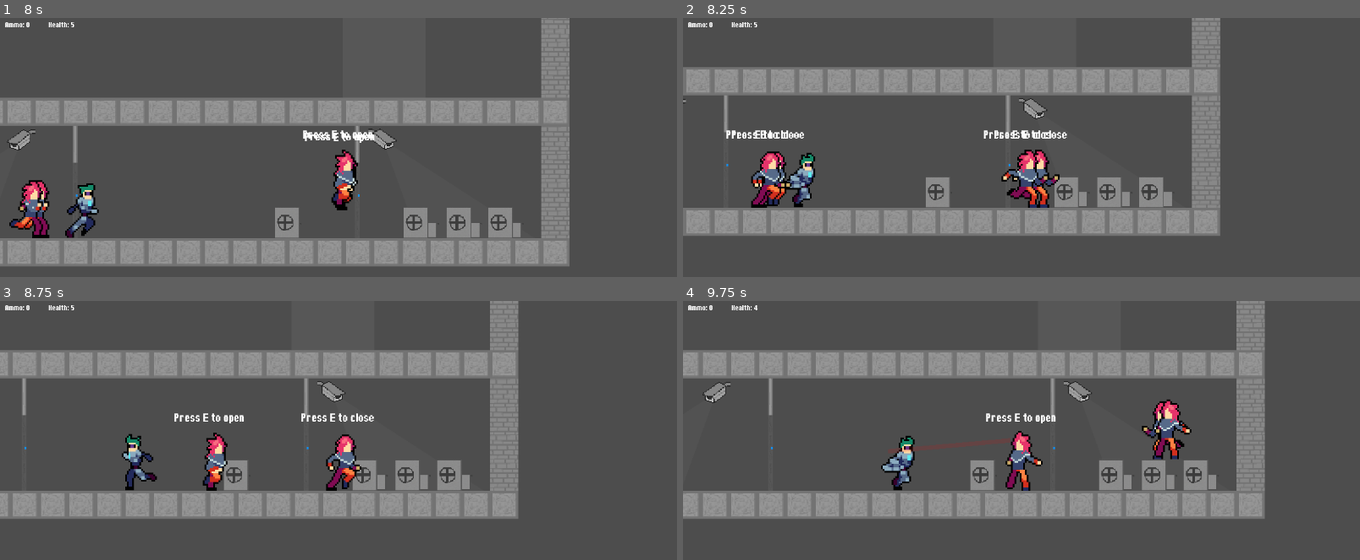
Above: before the commit, frames 1-4 (two rows, left to right).
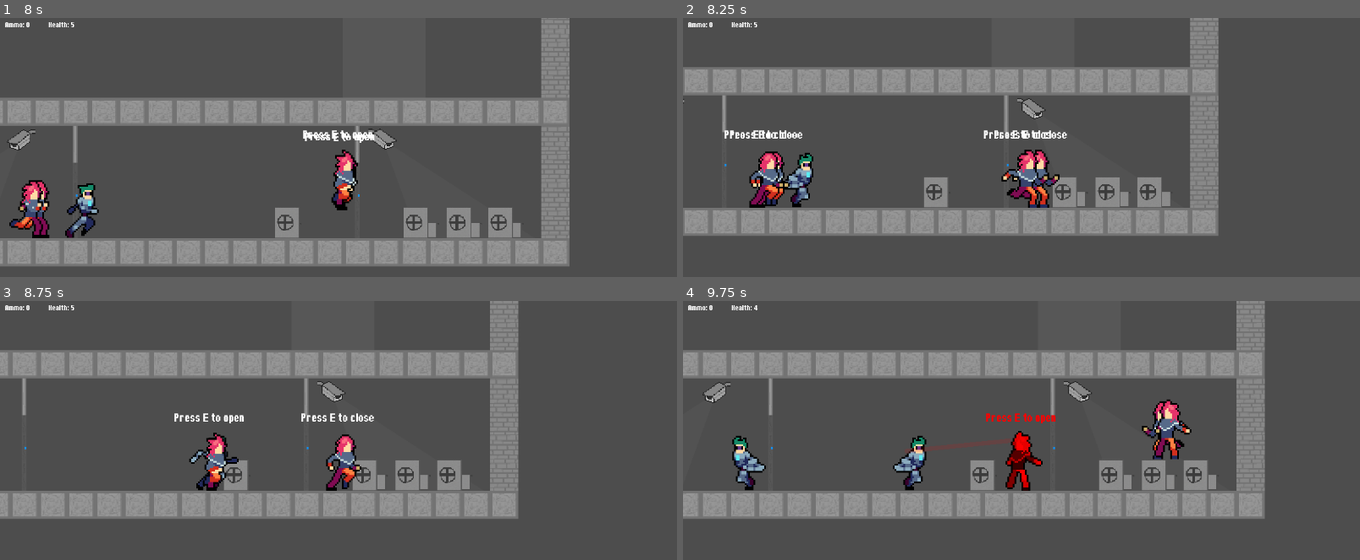
Above: after the commit, the same moments.

Repository: sppmacd/everything-has-to-end
Game: Godot game, scene res://main.tscn
Same seed, same stepped clock (60 frames per second), same inputs: the game is played once before the commit and once after it.
Inputs (mouse positions are in pixels of both pictures, inside the frame that each line leads up to):
- Up to frame 1 (8 s): tap Enter at 0.5 s; move the mouse to (487, 188) at 0.52 s; hold D 0.53-2.03 s; tap E at 0.6, 1.25, 2, 2.1, 2.75, 3.5, 3.6, 4.25, 5.1, 6.6 s; click (487, 188) at 0.67 s; tap Space at 0.77, 1.52, 3.02, 3.77, 4.52, 6.02, 6.77, 7.52 s; move the mouse to (203, 227) at 1.27 s; tap R every 1.5 s from 1.35 to 7.35 s; move the mouse to (406, 124) at 2.02 s; hold A 2.03-2.78 s; move the mouse to (outside the picture) at 2.77 s; hold D 2.78-4.28 s; click (outside the picture) at 2.92 s; move the mouse to (541, 264) at 3.52 s; move the mouse to (135, 150) at 4.27 s; hold A 4.28-5.03 s; move the mouse to (372, 207) at 5.02 s; hold D 5.03-5.78 s; click (372, 207) at 5.17 s; move the mouse to (236, 113) at 5.77 s; hold A 5.78-7.28 s; move the mouse to (487, 188) at 6.52 s; move the mouse to (203, 227) at 7.27 s; hold D from 7.28 s (still down); click (203, 227) at 7.42 s
- Up to frame 2 (8.25 s): keep holding D; move the mouse to (1089, 124) at 8.02 s; tap E at 8.1 s
- Up to frame 3 (8.75 s): keep holding D
- Up to frame 4 (9.75 s): move the mouse to (outside the picture) at 8.77 s; tap R at 8.85 s; tap Space at 9.02 s; move the mouse to (1224, 547) at 9.52 s; release D at 9.53 s; hold A from 9.53 s (still down); tap E at 9.6 s; click (1224, 547) at 9.67 s

Frame 1 is identical in both runs. In frame 2, 3.4% of the frame differs, in the area x 0-80%, y 0-85%; in frame 3, 0.7%; in frame 4, 2.1%.

Commit message:
Use physics layer in tileset for all collisions

Diff:
--- /dev/null
+++ b/assets/tileset_small.tres
@@ -0,0 +1,45 @@
+[gd_resource type="TileSet" load_steps=3 format=3 uid="uid://b6w26r8ufeed5"]
+
+[ext_resource type="Texture2D" uid="uid://dqnqxpmjx1ahj" path="res://assets/tiles.png" id="1_b87ny"]
+
+[sub_resource type="TileSetAtlasSource" id="TileSetAtlasSource_qyb5k"]
+texture = ExtResource("1_b87ny")
+texture_region_size = Vector2i(32, 32)
+0:0/0 = 0
+0:0/0/physics_layer_0/polygon_0/points = PackedVector2Array(-16, -16, 16, -16, 16, 16, -16, 16)
+1:0/0 = 0
+1:0/0/physics_layer_0/polygon_0/points = PackedVector2Array(-16, -16, 16, -16, 16, 16, -16, 16)
+2:0/0 = 0
+2:0/0/physics_layer_0/polygon_0/points = PackedVector2Array(-16, -16, 16, -16, 16, 16, -16, 16)
+3:0/0 = 0
+3:0/0/physics_layer_0/polygon_0/points = PackedVector2Array(-16, -16, 2.2304153, -16, 1.5931549, 16, -3.5049362, 16, -2.8676758, -16)
+4:0/0 = 0
+5:0/0 = 0
+5:0/0/physics_layer_0/polygon_0/points = PackedVector2Array(-16, -16, 2.2304153, -16, 2.8676796, -5.4167233, -2.2304134, -5.098091, -2.8676758, -16)
+6:0/0 = 0
+7:0/0 = 0
+8:0/0 = 0
+9:0/0 = 0
+10:0/0 = 0
+11:0/0 = 0
+12:0/0 = 0
+13:0/0 = 0
+0:1/0 = 0
+1:1/0 = 0
+2:1/0 = 0
+3:1/0 = 0
+4:1/0 = 0
+5:1/0 = 0
+6:1/0 = 0
+7:1/0 = 0
+8:1/0 = 0
+9:1/0 = 0
+10:1/0 = 0
+11:1/0 = 0
+12:1/0 = 0
+13:1/0 = 0
+
+[resource]
+tile_size = Vector2i(32, 32)
+physics_layer_0/collision_layer = 1
+sources/0 = SubResource("TileSetAtlasSource_qyb5k")
--- a/levels/level2.tscn
+++ b/levels/level2.tscn
@@ -1,62 +1,14 @@
-[gd_scene load_steps=15 format=4 uid="uid://d3vm4dg0841ls"]
+[gd_scene load_steps=10 format=4 uid="uid://d3vm4dg0841ls"]
 
 [ext_resource type="PackedScene" uid="uid://b62r6sibq6dpt" path="res://levels/level.tscn" id="1_p1d34"]
 [ext_resource type="Script" uid="uid://cjvp88y70lsmv" path="res://levels/level_2.gd" id="2_76ugp"]
 [ext_resource type="PackedScene" uid="uid://4rhntp45r3y4" path="res://entities/stairs.tscn" id="2_p1d34"]
 [ext_resource type="PackedScene" uid="uid://dw2wddf85cc36" path="res://entities/chest.tscn" id="3_55gdq"]
-[ext_resource type="Texture2D" uid="uid://dqnqxpmjx1ahj" path="res://assets/tiles.png" id="3_g1dg4"]
 [ext_resource type="PackedScene" uid="uid://caf7s4kc4f6uv" path="res://entities/door.tscn" id="4_py88r"]
+[ext_resource type="TileSet" uid="uid://b6w26r8ufeed5" path="res://assets/tileset_small.tres" id="5_55gdq"]
 [ext_resource type="PackedScene" uid="uid://dskljqmgkkmyf" path="res://entities/corridor_door.tscn" id="5_g1dg4"]
 [ext_resource type="PackedScene" uid="uid://dtaoehussyag4" path="res://entities/camera.tscn" id="6_s1bpp"]
 [ext_resource type="AudioStream" uid="uid://tq455hhb777d" path="res://assets/sounds/Alarm0.wav" id="8_e8p81"]
-
-[sub_resource type="TileSetAtlasSource" id="TileSetAtlasSource_qyb5k"]
-texture = ExtResource("3_g1dg4")
-texture_region_size = Vector2i(32, 32)
-0:0/0 = 0
-1:0/0 = 0
-2:0/0 = 0
-3:0/0 = 0
-3:0/0/physics_layer_0/polygon_0/points = PackedVector2Array(-16, -16, 2.2304153, -16, 1.5931549, 16, -3.5049362, 16, -2.8676758, -16)
-4:0/0 = 0
-5:0/0 = 0
-5:0/0/physics_layer_0/polygon_0/points = PackedVector2Array(-16, -16, 2.2304153, -16, 2.8676796, -5.4167233, -2.2304134, -5.098091, -2.8676758, -16)
-6:0/0 = 0
-7:0/0 = 0
-8:0/0 = 0
-9:0/0 = 0
-10:0/0 = 0
-11:0/0 = 0
-12:0/0 = 0
-13:0/0 = 0
-0:1/0 = 0
-1:1/0 = 0
-2:1/0 = 0
-3:1/0 = 0
-4:1/0 = 0
-5:1/0 = 0
-6:1/0 = 0
-7:1/0 = 0
-8:1/0 = 0
-9:1/0 = 0
-10:1/0 = 0
-11:1/0 = 0
-12:1/0 = 0
-13:1/0 = 0
-
-[sub_resource type="TileSet" id="TileSet_py88r"]
-tile_size = Vector2i(32, 32)
-physics_layer_0/collision_layer = 1
-sources/0 = SubResource("TileSetAtlasSource_qyb5k")
-
-[sub_resource type="RectangleShape2D" id="RectangleShape2D_g1dg4"]
-size = Vector2(1440, 32)
-
-[sub_resource type="RectangleShape2D" id="RectangleShape2D_s1bpp"]
-size = Vector2(32, 128)
-
-[sub_resource type="RectangleShape2D" id="RectangleShape2D_qyb5k"]
-size = Vector2(5, 42)
 
 [node name="Level" instance=ExtResource("1_p1d34")]
 script = ExtResource("2_76ugp")
@@ -93,37 +45,7 @@
 [node name="TileMapLayer" type="TileMapLayer" parent="Floor0" index="7"]
 texture_filter = 1
 tile_map_data = PackedByteArray("AADt/wQAAAACAAAAAADu/wQAAAACAAAAAADv/wQAAAACAAAAAADw/wQAAAACAAAAAADx/wQAAAACAAAAAADy/w …(1024 unchanged characters)…
-tile_set = SubResource("TileSet_py88r")
-
-[node name="StaticBody2D" type="StaticBody2D" parent="Floor0/TileMapLayer" index="0"]
-
-[node name="CollisionShape2D" type="CollisionShape2D" parent="Floor0/TileMapLayer/StaticBody2D" index="0"]
-position = Vector2(112, 144)
-shape = SubResource("RectangleShape2D_g1dg4")
-
-[node name="CollisionShape2D2" type="CollisionShape2D" parent="Floor0/TileMapLayer/StaticBody2D" index="1"]
-position = Vector2(-592, 64)
-shape = SubResource("RectangleShape2D_s1bpp")
-
-[node name="CollisionShape2D3" type="CollisionShape2D" parent="Floor0/TileMapLayer/StaticBody2D" index="2"]
-position = Vector2(816, 64)
-shape = SubResource("RectangleShape2D_s1bpp")
-
-[node name="CollisionShape2D4" type="CollisionShape2D" parent="Floor0/TileMapLayer/StaticBody2D" index="3"]
-position = Vector2(271.5, 21)
-shape = SubResource("RectangleShape2D_qyb5k")
-
-[node name="CollisionShape2D5" type="CollisionShape2D" parent="Floor0/TileMapLayer/StaticBody2D" index="4"]
-position = Vector2(591.5, 21)
-shape = SubResource("RectangleShape2D_qyb5k")
-
-[node name="CollisionShape2D6" type="CollisionShape2D" parent="Floor0/TileMapLayer/StaticBody2D" index="5"]
-position = Vector2(-48.5, 21)
-shape = SubResource("RectangleShape2D_qyb5k")
-
-[node name="CollisionShape2D7" type="CollisionShape2D" parent="Floor0/TileMapLayer/StaticBody2D" index="6"]
-position = Vector2(-400.5, 21)
-shape = SubResource("RectangleShape2D_qyb5k")
+tile_set = ExtResource("5_55gdq")
 
 [node name="Door" parent="Floor0" index="8" instance=ExtResource("4_py88r")]
 position = Vector2(108, 127)
@@ -170,21 +92,7 @@
 texture_filter = 1
 position = Vector2(0, 111)
 tile_map_data = PackedByteArray("AADt/wQAAAACAAAAAADu/wQAAAACAAAAAADv/wQAAAACAAAAAADw/wQAAAACAAAAAADx/wQAAAACAAAAAADy/w …(896 unchanged characters)…
-tile_set = SubResource("TileSet_py88r")
-
-[node name="StaticBody2D" type="StaticBody2D" parent="Floor1/TileMapLayer" index="0"]
-
-[node name="CollisionShape2D" type="CollisionShape2D" parent="Floor1/TileMapLayer/StaticBody2D" index="0"]
-position = Vector2(112, 144)
-shape = SubResource("RectangleShape2D_g1dg4")
-
-[node name="CollisionShape2D2" type="CollisionShape2D" parent="Floor1/TileMapLayer/StaticBody2D" index="1"]
-position = Vector2(-592, 64)
-shape = SubResource("RectangleShape2D_s1bpp")
-
-[node name="CollisionShape2D3" type="CollisionShape2D" parent="Floor1/TileMapLayer/StaticBody2D" index="2"]
-position = Vector2(816, 64)
-shape = SubResource("RectangleShape2D_s1bpp")
+tile_set = ExtResource("5_55gdq")
 
 [node name="CorridorDoor5" parent="Floor1" index="2" instance=ExtResource("5_g1dg4")]
 position = Vector2(-400, 241)
@@ -210,21 +118,7 @@
 texture_filter = 1
 position = Vector2(0, 213)
 tile_map_data = PackedByteArray("AADt/wQAAAACAAAAAADu/wQAAAACAAAAAADv/wQAAAACAAAAAADw/wQAAAACAAAAAADx/wQAAAACAAAAAADy/w …(768 unchanged characters)…
-tile_set = SubResource("TileSet_py88r")
-
-[node name="StaticBody2D" type="StaticBody2D" parent="Floor2/TileMapLayer" index="0"]
-
-[node name="CollisionShape2D" type="CollisionShape2D" parent="Floor2/TileMapLayer/StaticBody2D" index="0"]
-position = Vector2(112, 144)
-shape = SubResource("RectangleShape2D_g1dg4")
-
-[node name="CollisionShape2D2" type="CollisionShape2D" parent="Floor2/TileMapLayer/StaticBody2D" index="1"]
-position = Vector2(-592, 64)
-shape = SubResource("RectangleShape2D_s1bpp")
-
-[node name="CollisionShape2D3" type="CollisionShape2D" parent="Floor2/TileMapLayer/StaticBody2D" index="2"]
-position = Vector2(816, 64)
-shape = SubResource("RectangleShape2D_s1bpp")
+tile_set = ExtResource("5_55gdq")
 
 [node name="Door3" parent="Floor2" index="2" instance=ExtResource("4_py88r")]
 position = Vector2(623, 341)
@@ -243,21 +137,7 @@
 texture_filter = 1
 position = Vector2(0, 300)
 tile_map_data = PackedByteArray("AADt/wQAAAACAAAAAADu/wQAAAACAAAAAADv/wQAAAACAAAAAADw/wQAAAACAAAAAADx/wQAAAACAAAAAADy/w …(768 unchanged characters)…
-tile_set = SubResource("TileSet_py88r")
-
-[node name="StaticBody2D" type="StaticBody2D" parent="Floor3/TileMapLayer" index="0"]
-
-[node name="CollisionShape2D" type="CollisionShape2D" parent="Floor3/TileMapLayer/StaticBody2D" index="0"]
-position = Vector2(112, 144)
-shape = SubResource("RectangleShape2D_g1dg4")
-
-[node name="CollisionShape2D2" type="CollisionShape2D" parent="Floor3/TileMapLayer/StaticBody2D" index="1"]
-position = Vector2(-592, 64)
-shape = SubResource("RectangleShape2D_s1bpp")
-
-[node name="CollisionShape2D3" type="CollisionShape2D" parent="Floor3/TileMapLayer/StaticBody2D" index="2"]
-position = Vector2(816, 64)
-shape = SubResource("RectangleShape2D_s1bpp")
+tile_set = ExtResource("5_55gdq")
 
 [node name="AlarmSound" type="AudioStreamPlayer" parent="." index="6"]
 stream = ExtResource("8_e8p81")
